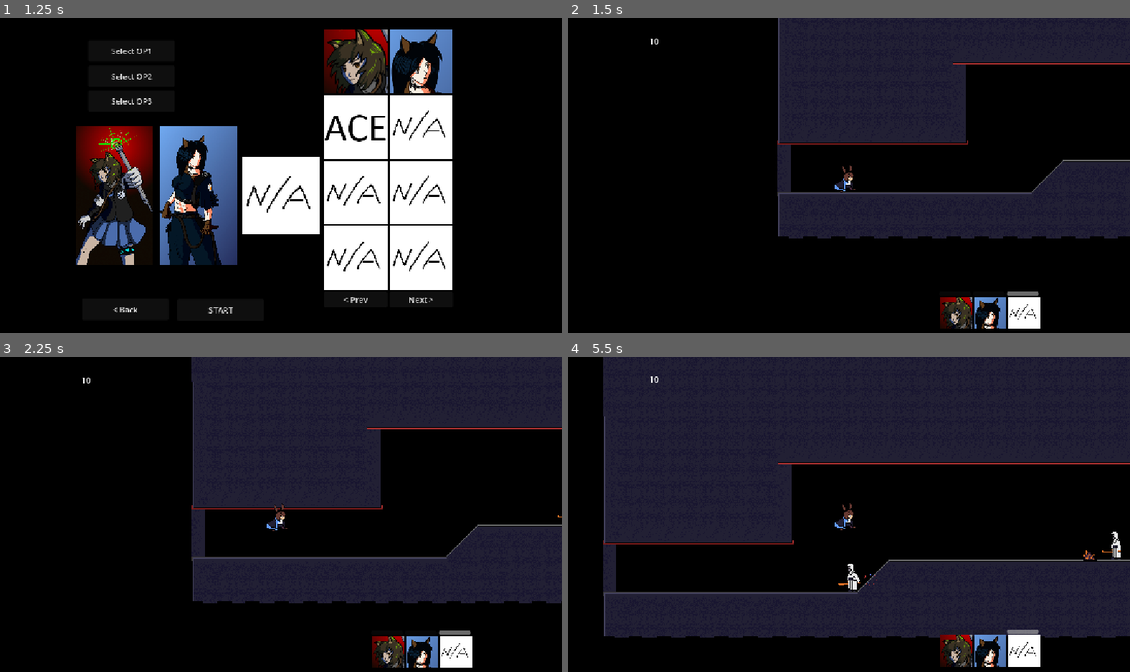
Above: before the commit, frames 1-4 (two rows, left to right).
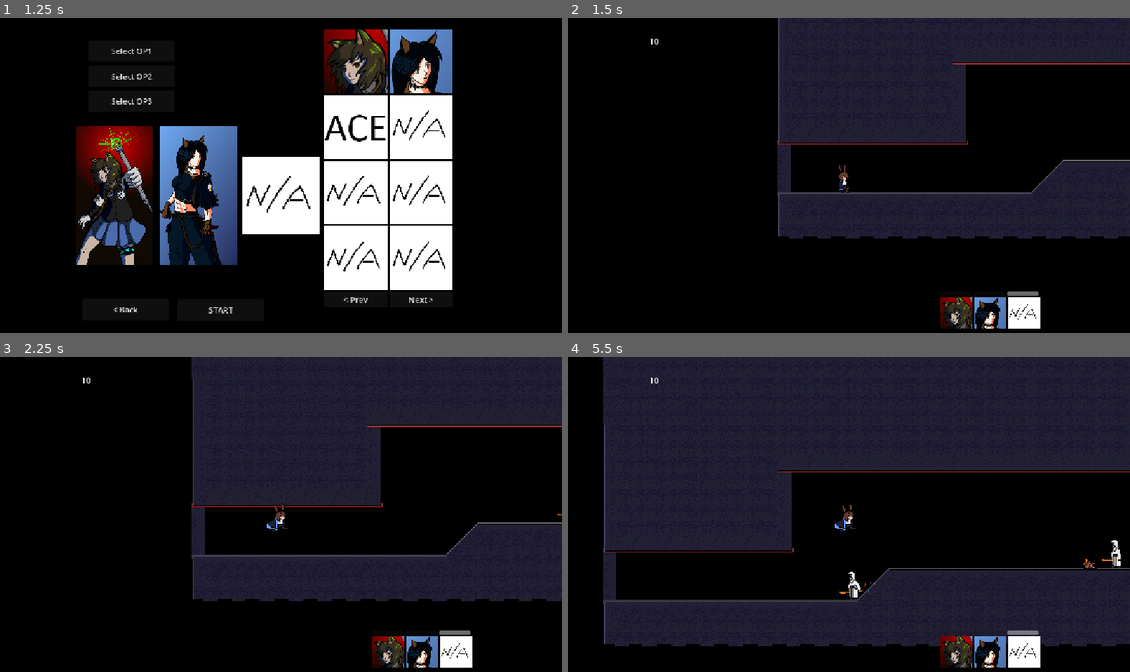
Above: after the commit, the same moments.

Repository: Rastrelly/amiyaQuest
Game: Godot game, scene res://scenes/mainMenu.tscn
Two runs of this game, one before a commit and one after it. Both use one fixed random seed, a clock stepped at 60 frames per second and the inputs below.
Inputs:
- Up to frame 1 (1.25 s): click "New Game" at 0.5 s
- Up to frame 2 (1.5 s): click "START" at 1.25 s
- Up to frame 3 (2.25 s): tap Enter at 2 s; hold D (moveRight) from 2.03 s (still down); hold Space (moveJump) from 2.03 s (still down)
- Up to frame 4 (5.5 s): release Space (moveJump) at 2.78 s; tap Ctrl (actAttack) at 2.85, 4.35 s; tap Space (moveJump) at 3.02, 3.05, 3.32, 4.52, 4.55, 4.82 s; release D (moveRight) at 3.53 s; hold Left (moveLeft) 3.53-4.28 s; hold Space (moveJump) 3.53-4.28 s; hold D (moveRight) from 4.28 s (still down); hold Space (moveJump) from 5.03 s (still down)

Frame 1 is identical in both runs. In frame 2, 0.1% of the frame differs, in the area x 47-52%, y 46-56%; in frame 3, 2.0%; in frame 4, 8.2%, in the area x 6-100%, y 6-99%.

Commit message:
slight pc physics update

Diff:
--- a/scripts/pc_char.gd
+++ b/scripts/pc_char.gd
@@ -12,11 +12,13 @@
 
 
 const SPEED = 180.0
-const JUMP_VELOCITY = -400.0
+const JUMP_VELOCITY = -500.0
 const SHOOT_RELOAD_TIME = 0.4
 const JUMP_EXTEND_MAX_TIME = 1
 const IFRAMES_TIME:float = 0.6
 const BLINK_TIME:float = 0.05
+const GRAVITY_MULT:float = 2.0
+const JUMP_EXTEND_MULTIPLIER:float = 1.1
 
 var isAttacking:bool = false
 var isDead:bool = false
@@ -123,7 +125,7 @@
 
 	# Add the gravity.
 	if midair:
-		velocity += get_gravity() * delta
+		velocity += get_gravity() * GRAVITY_MULT * delta
 
 	if (isDead):
 		velocity.x = 0
@@ -152,7 +154,7 @@
 
 		if Input.is_action_pressed("moveJump") and midair and jumpExtendTime<JUMP_EXTEND_MAX_TIME and velocity.y < 0:
 			jumpExtendTime+=delta
-			velocity.y -= abs(get_gravity().y) * 0.4 * delta
+			velocity.y -= abs(get_gravity().y) * JUMP_EXTEND_MULTIPLIER * delta
 	else:
 		if Input.is_action_just_pressed("moveJump") and not midair:
 			GlobalStateMonitor.jumpDownMode = true
